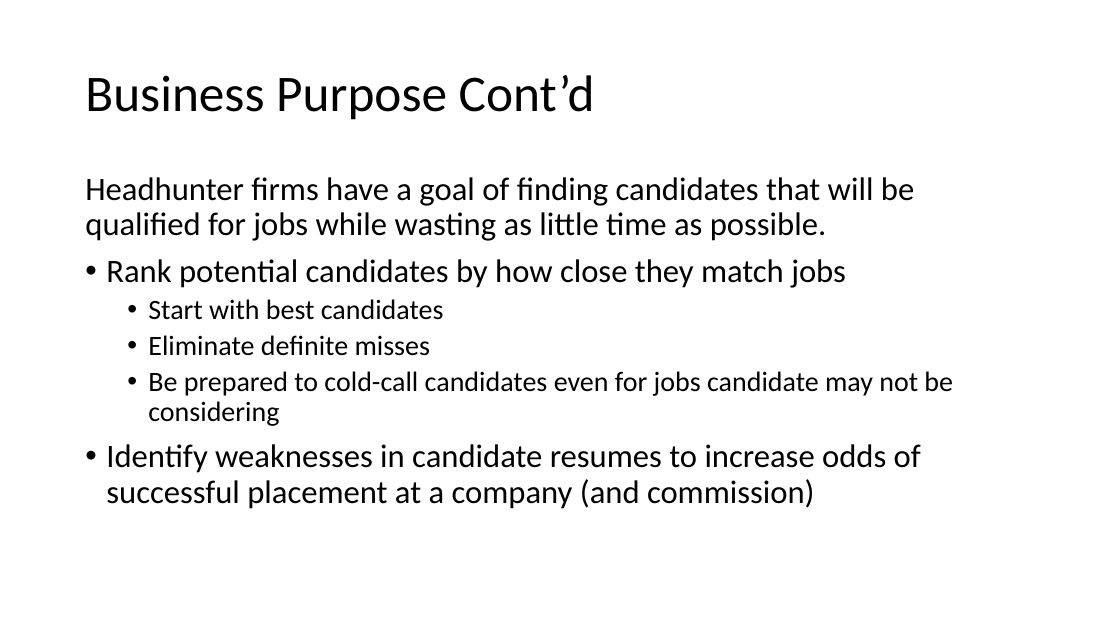
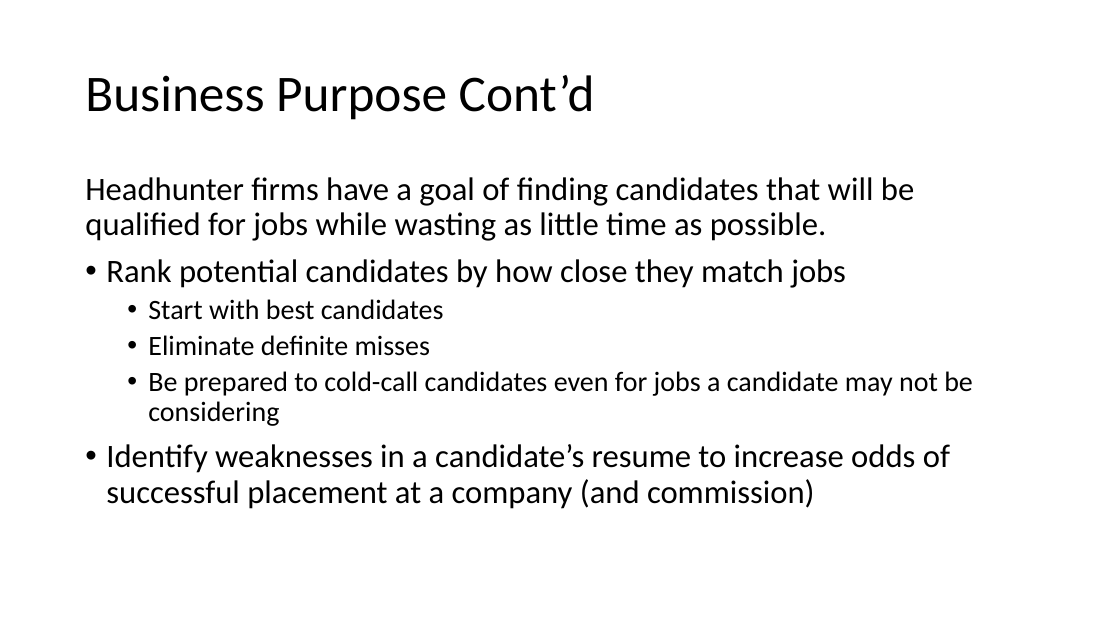
Before and after one commit to adam-sampson/Job_Desc_Text_Analytics, a slide deck: slide 5 of Jobs Analysis.pptx. Drawn at 1120x630 pixels with LibreOffice and Linux fonts; fonts in the diff are those of the drawing. Boxes give left, top, right and bottom in pixels: in the first picture for what was removed or moved away, otherwise in the second. Text is boxed around its words. In the diff, an @@ line names an element or a change of style, - is before the commit and + after.

Commit message:
Changes to PPT

```diff
--- a/Jobs Analysis.pptx
+++ b/Jobs Analysis.pptx
@@ text at (x1=106, y1=371, x2=973, y2=509): text changed @@
-  • Be prepared to cold-call candidates even for jobs candidate may not be considering
-• Identify weaknesses in candidate resumes to increase odds of successful placement at a company (and commission)
+  • Be prepared to cold-call candidates even for jobs a candidate may not be considering
+• Identify weaknesses in a candidate’s resume to increase odds of successful placement at a company (and commission)
```
Also in this commit, not shown: 3 other slides changed, 9 slides added, 3 other files.
